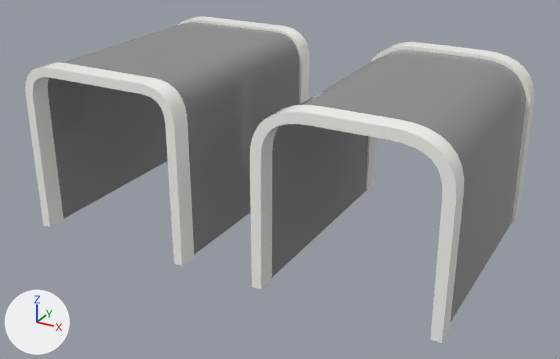
The FBX model Assets/Models/Garage2.fbx, before and after one commit.
Both versions are drawn from a 50 mm lens placed at (50.57, -22.61, 13.62), pointed at (37.76, 0.68, 1.97). Lighting does not change. The marker at lower left points along +X, +Y and +Z. Where no turn or scale is listed for an object, it has been applied to the vertices.

The scene before the commit, as lines of its bpy script (objects in view):
```python
me_mesh = bpy.data.meshes.new('Mesh')
me_mesh.from_pydata(...)  # 240 vertices, 194 faces; spans x -3.26..3.26, y -3.59..6.04, z 0.0..6.4
# faces by material slot: [38, 156]
me_mesh.materials.append(mat_material__82)  # grey #8d8d8d
me_mesh.materials.append(mat_material__83)  # white #fefff9
me_mesh_001 = bpy.data.meshes.new('Mesh.001')
me_mesh_001.from_pydata(...)  # 240 vertices, 194 faces; spans x -3.26..3.26, y -3.59..6.04, z 0.0..6.4
# faces by material slot: [38, 156]
me_mesh_001.materials.append(mat_material__82)  # grey #8d8d8d
me_mesh_001.materials.append(mat_material__83)  # white #fefff9
ob_box006 = bpy.data.objects.new('Box006', me_mesh)
ob_box006.location = (32.97, 0.0, 0.0)
ob_box007 = bpy.data.objects.new('Box007', me_mesh_001)
ob_box007.location = (42.3, 0.0, 0.0)
```
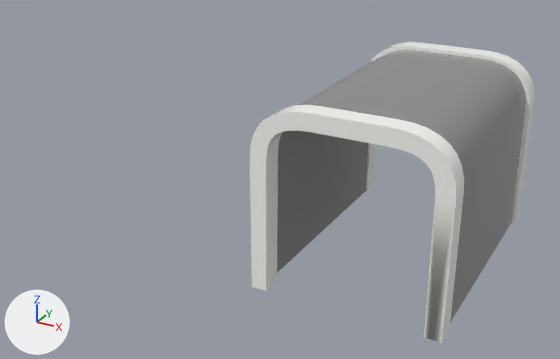
The newer file is also turned or shifted as a whole; pictures and numbers use the older file's frame.

The change in detail:
me_mesh_001 is used by ob_box007; location (42.3, 0.0, 0.0).
me_mesh_001 had 240 vertices, 194 faces and spanned x -3.26..3.26, y -3.59..6.04, z 0.0..6.4.
me_mesh_001 now has 280 vertices, 253 faces and spans x -3.26..3.25, y -3.59..6.04, z 0.0..6.4.
Part 1, on me_mesh_001:
19 faces are deleted.
20 vertices are added at x -2.71..2.7, y -3.59, z 0.0..5.82.
20 new vertices lie (0.0, 0.73, 0.0) away from vertices in x -2.71..2.7, y -3.59, z 0.0..5.82.
78 new faces join them, mat_material__83 (white #fefff9).
Object 'Box006' (ob_box006) is deleted.

Where the change shows, as pixel boxes (x1, y1, x2, y2) in the pictures (560 x 359 px):
'Box006', deleted
    before: (25, 16, 310, 266)
    faces in mat_material__82 (grey #8d8d8d): (48, 22, 299, 255)
    faces in mat_material__83 (white #fefff9): (25, 16, 310, 266)
part 1 of me_mesh_001, built on
    before: (261, 126, 279, 289)
    after: (261, 124, 442, 339)
